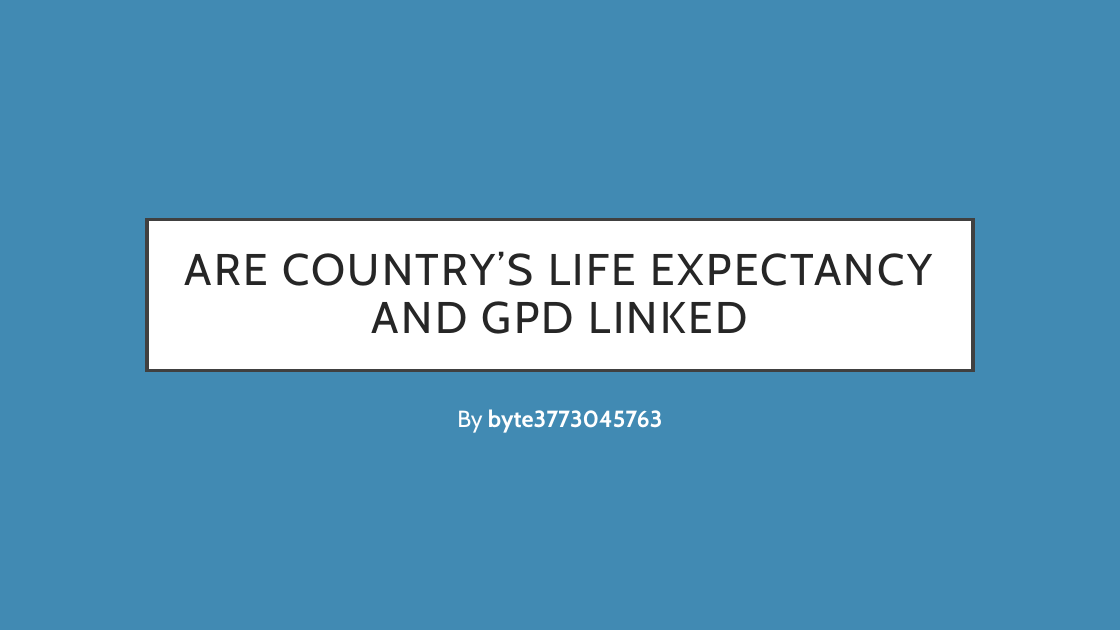
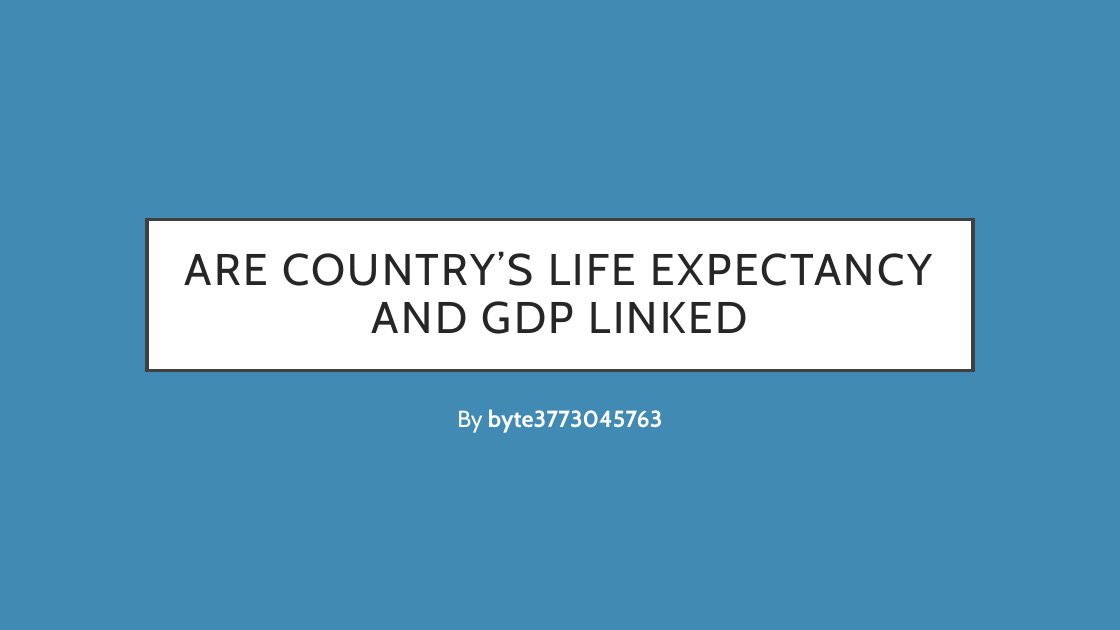
Before and after one commit to SamB-C/GDP-LEABY-Capstone, a slide deck: slide 1 of GDP LEABY comparison.pptx. Drawn at 1120x630 pixels with LibreOffice and Linux fonts; fonts in the diff are those of the drawing. Boxes give left, top, right and bottom in pixels: in the first picture for what was removed or moved away, otherwise in the second. Text is boxed around its words. In the diff, an @@ line names an element or a change of style, - is before the commit and + after.

Commit message:
Fix powerpoint title

```diff
--- a/GDP LEABY comparison.pptx
+++ b/GDP LEABY comparison.pptx
@@ title at <box>184,251,932,334</box>: text changed @@
-ARE COUNTRY’S LIFE EXPECTANCY AND GPD LINKED
+ARE COUNTRY’S LIFE EXPECTANCY AND GDP LINKED
```
Also in this commit, not shown: 2 other files.
